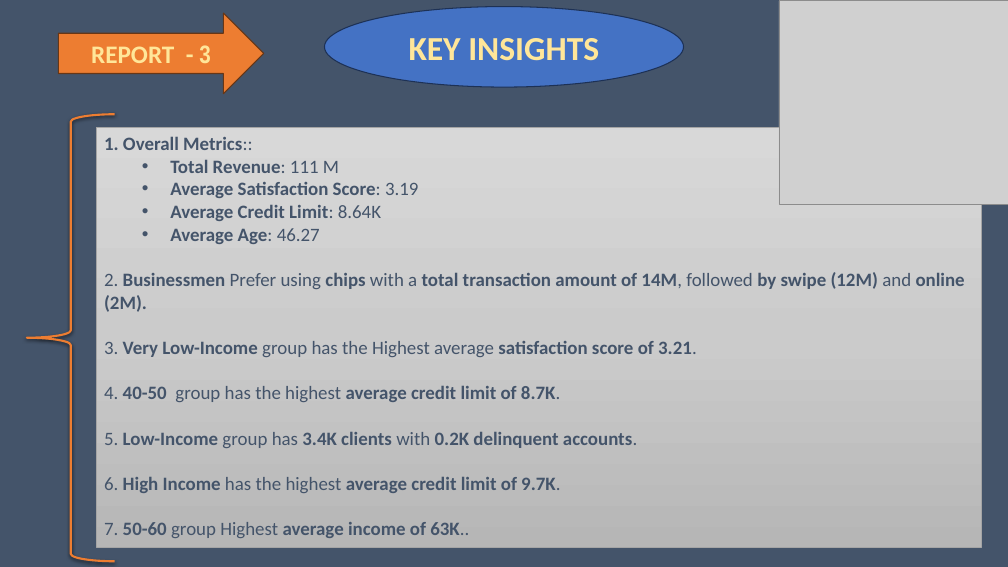
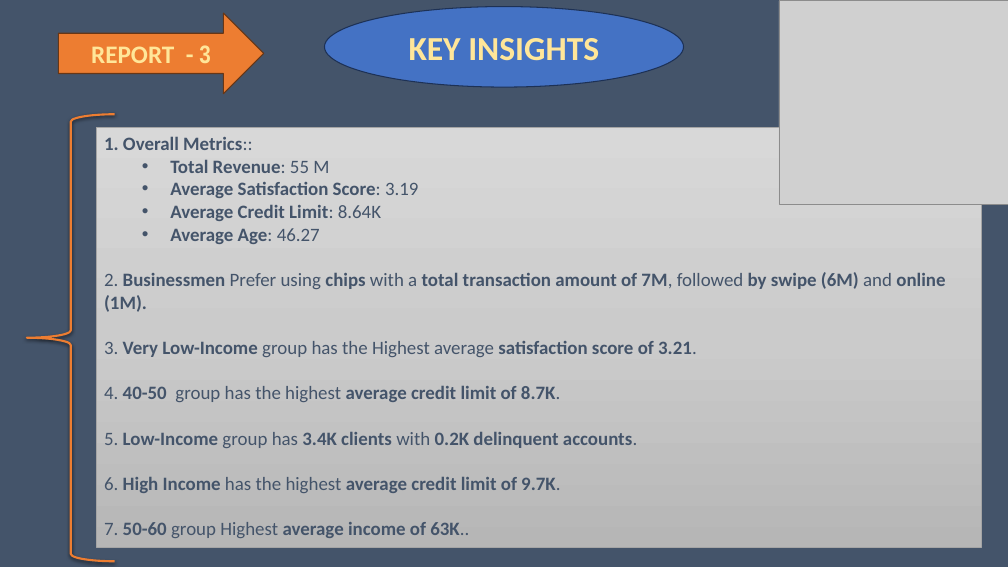
Before and after one commit to KshmaKshma/Credit_Card_Financial_Analysis, a slide deck: slide 23 of CeditCard_tran_cust_analyis_report_presentation.pptx (slide 22 before the commit). Drawn at 1008x567 pixels with LibreOffice and Linux fonts; fonts in the diff are those of the drawing; grey boxes stand for pictures. Boxes give left, top, right and bottom in pixels: in the first picture for what was removed or moved away, otherwise in the second. Text is boxed around its words. In the diff, an @@ line names an element or a change of style, - is before the commit and + after.

```diff
--- a/CeditCard_tran_cust_analyis_report_presentation.pptx
+++ b/CeditCard_tran_cust_analyis_report_presentation.pptx
@@ text in rectangle at [170, 160, 329, 173]: text changed @@
-  • Total Revenue: 111 M
+  • Total Revenue: 55 M
@@ text in rectangle at [104, 272, 945, 312]: text changed @@
-2. Businessmen Prefer using chips with a total transaction amount of 14M, followed by swipe (12M) and online (2M).
+2. Businessmen Prefer using chips with a total transaction amount of 7M, followed by swipe (6M) and online (1M).
```
Also in this commit, not shown: 9 other slides changed, 3 slides added, 2 slides removed.
